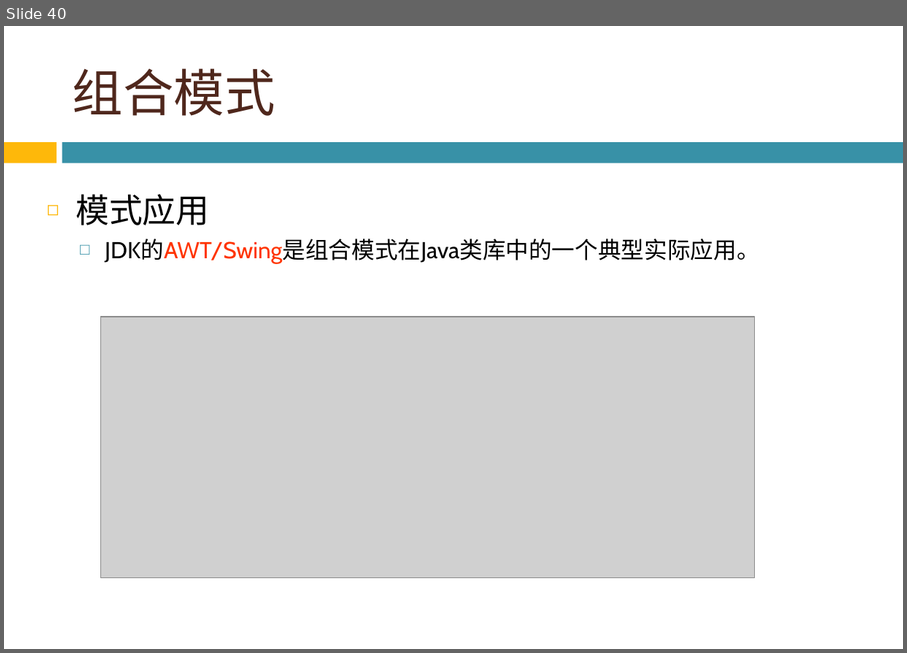
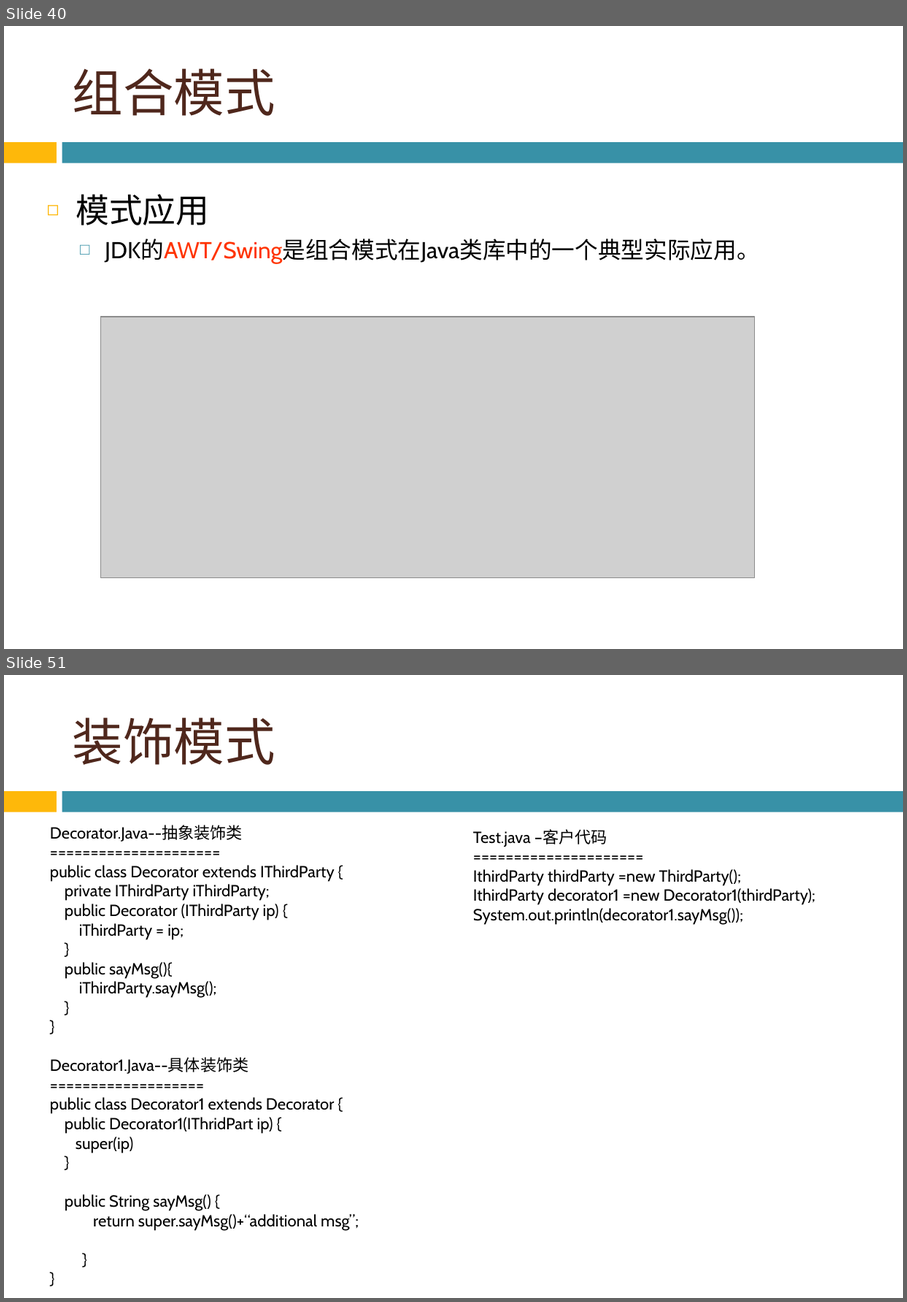
Before and after one commit to bonkboykz/jz81.github.io, a slide deck: course/smt/LectureNotes/(Spring2016)Lecture7.pptx. Shown one above the other, each under a label of ours: slide 40 before the commit, slides 40 and 51 after it; the slides between them are not shown. The pictures are 907x653 and 907x1302 pixels, drawn with LibreOffice and Linux fonts; fonts in the diff are those of the drawing; grey boxes stand for pictures; background and template pictures are left out. Boxes give left, top, right and bottom in pixels: in the first picture for what was removed or moved away, otherwise in the second. Text is boxed around its words. In the diff, an @@ line names an element or a change of style, - is before the commit and + after.

```diff
--- a/course/smt/LectureNotes/(Spring2016)Lecture7.pptx
+++ b/course/smt/LectureNotes/(Spring2016)Lecture7.pptx
@@ slide 51 added at [4, 675, 903, 1298], background picture (left out); not listed: 2 template elements that a slide beside it also shows @@
@@ title added at [73, 717, 276, 765], 44 pt, text #4F271C @@
+装饰模式
@@ text added at [50, 825, 359, 1231], 14 pt, text #000000 @@
+Decorator.Java--抽象装饰类
+=====================
+public class Decorator extends IThirdParty {
+private IThirdParty iThirdParty;
+public Decorator (IThirdParty ip) {
+iThirdParty = ip;
+}
+public sayMsg(){
+iThirdParty.sayMsg();
+}
+}
+Decorator1.Java--具体装饰类
+===================
+public class Decorator1 extends Decorator {
+public Decorator1(IThridPart ip) {
+super(ip)
+}
+public String sayMsg() {
+return super.sayMsg()+“additional msg”;
+}
+}
@@ text added at [473, 829, 816, 925], 14 pt, text #000000 @@
+Test.java –客户代码
+=====================
+IthirdParty thirdParty =new ThirdParty();
+IthirdParty decorator1 =new Decorator1(thirdParty);
+System.out.println(decorator1.sayMsg());
```
Also in this commit, not shown: 1 slide changed, 33 other slides added.
